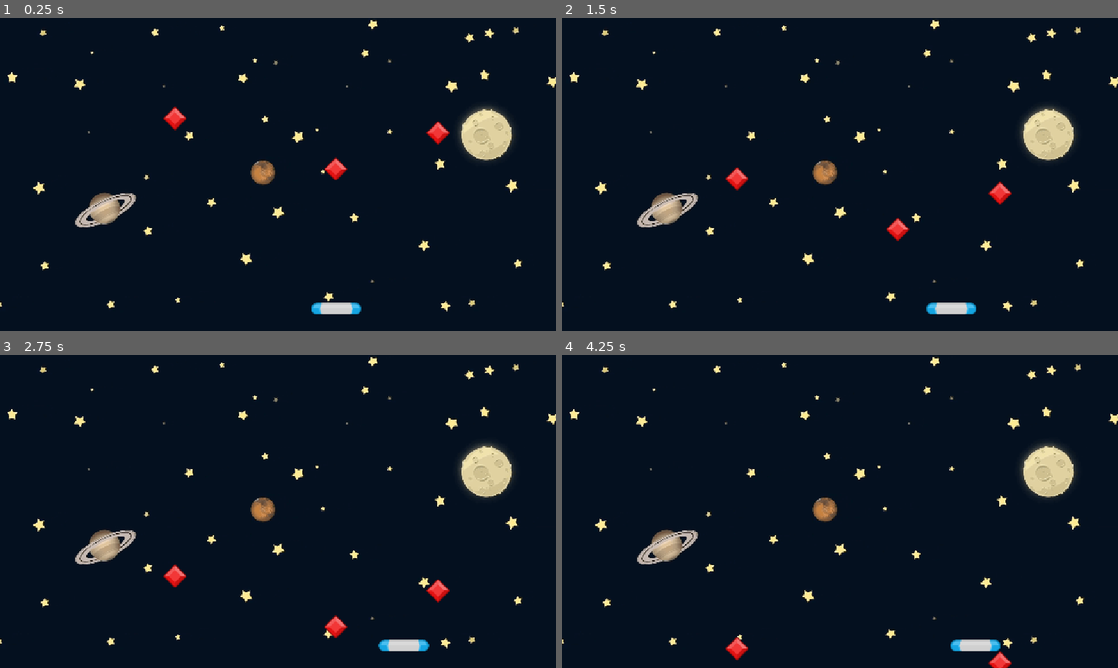
Above: before the commit, frames 1-4 (two rows, left to right).
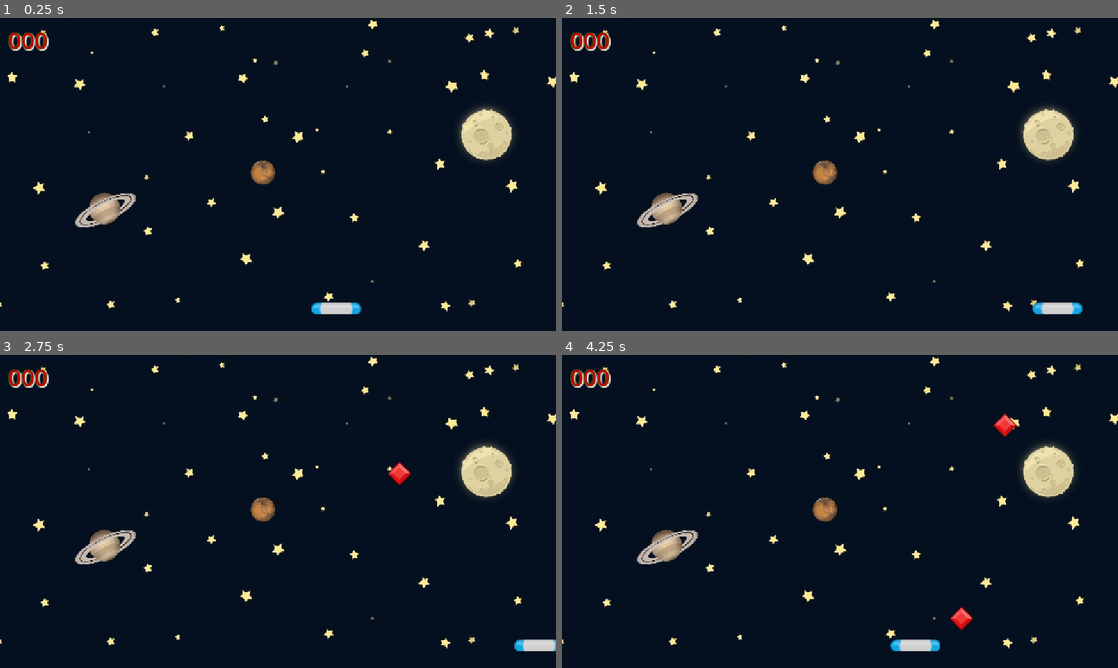
Above: after the commit, the same moments.

Repository: Sparky-turned-Coder/godot_projects
Game: Godot game, scene res://Scenes/Game/Game.tscn
Same seed, same stepped clock (60 frames per second), same inputs: the game is played once before the commit and once after it.
Inputs:
- Up to frame 1 (0.25 s): no input
- Up to frame 2 (1.5 s): hold D (move_right) 0.53-1.28 s; hold A (move_left) from 1.28 s (still down)
- Up to frame 3 (2.75 s): release A (move_left) at 2.03 s; hold D (move_right) from 2.03 s (still down)
- Up to frame 4 (4.25 s): release D (move_right) at 3.53 s; hold A (move_left) from 3.53 s (still down)

The runs differ from the first frame. In frame 1, 0.9% of the frame differs, in the area x 1-81%, y 4-52%; in frame 2, 1.5%; in frame 3, 1.6%; in frame 4, 1.7%, in the area x 1-82%, y 4-100%.

Commit message:
Game GemCatcher is finished.

Diff:
--- /dev/null
+++ b/Scenes/Game/Game.gd
@@ -0,0 +1,49 @@
+extends Node2D
+
+const EXPLODE = preload("res://assets/explode.wav")
+const GEM = preload("res://Scenes/Gems/Gem.tscn") # Drag and dropped gem.tscn into our script to create a const
+const MARGIN: float = 70.0
+
+@onready var spawn_timer: Timer = $SpawnTimer
+@onready var paddle: Area2D = $Paddle
+@onready var score_sound: AudioStreamPlayer2D = $ScoreSound
+@onready var sound: AudioStreamPlayer = $Sound
+@onready var score_label: Label = $ScoreLabel
+
+var _score_value: int = 0
+
+
+func spawn_gem() -> void:
+	var new_gem: Gem = GEM.instantiate()
+	var x_pos: float = randf_range(get_viewport_rect().position.x + MARGIN, get_viewport_rect().end.x - MARGIN)
+	new_gem.position = Vector2(x_pos, MARGIN)
+	new_gem.gem_off_screen.connect(_on_gem_off_screen)
+	add_child(new_gem)
+
+
+func stop_all() -> void:
+	sound.stop()
+	sound.stream = EXPLODE
+	sound.play()
+	spawn_timer.stop()
+	paddle.set_process(false)
+	for child in get_children():
+		if child is Gem:
+			child.set_process(false)
+
+
+func _on_paddle_area_entered(area: Area2D) -> void:
+	print("Game:: collision ", area)
+	_score_value += 1
+	score_label.text = "%03d" % _score_value
+	if score_sound.playing == false:
+		score_sound.position = area.position
+		score_sound.play()
+
+
+func _on_gem_off_screen() -> void:
+	stop_all()
+
+
+func _on_timer_timeout() -> void:
+	spawn_gem()
--- a/Scenes/Game/Game.tscn
+++ b/Scenes/Game/Game.tscn
@@ -1,10 +1,13 @@
-[gd_scene load_steps=4 format=3 uid="uid://mk0mhti5sa1g"]
+[gd_scene load_steps=6 format=3 uid="uid://mk0mhti5sa1g"]
 
+[ext_resource type="Script" uid="uid://qnvmd6devr4p" path="res://Scenes/Game/Game.gd" id="1_ln2h6"]
 [ext_resource type="Texture2D" uid="uid://b8nm72av5ilm5" path="res://assets/GameBg.png" id="1_xbxml"]
 [ext_resource type="PackedScene" uid="uid://b4avtmgv6s2jw" path="res://Scenes/Paddle/Paddle.tscn" id="2_gwu2e"]
-[ext_resource type="PackedScene" uid="uid://beraccdrdytia" path="res://Scenes/Gems/Gem.tscn" id="3_xbxml"]
+[ext_resource type="AudioStream" uid="uid://da4fn70mvmlgc" path="res://assets/bgm_action_5.mp3" id="4_ln2h6"]
+[ext_resource type="AudioStream" uid="uid://7ox6fr30l2c6" path="res://assets/spell1_0.wav" id="5_y3kpf"]
 
 [node name="Game" type="Node2D"]
+script = ExtResource("1_ln2h6")
 
 [node name="GameBg" type="Sprite2D" parent="."]
 position = Vector2(576, 324)
@@ -15,11 +18,33 @@
 [node name="Paddle" parent="." instance=ExtResource("2_gwu2e")]
 position = Vector2(696, 601)
 
-[node name="Gem" parent="." instance=ExtResource("3_xbxml")]
-position = Vector2(695, 259)
+[node name="SpawnTimer" type="Timer" parent="."]
+wait_time = 2.0
+autostart = true
 
-[node name="Gem2" parent="." instance=ExtResource("3_xbxml")]
-position = Vector2(907, 184)
+[node name="Sound" type="AudioStreamPlayer" parent="."]
+stream = ExtResource("4_ln2h6")
+volume_db = -15.0
+autoplay = true
 
-[node name="Gem3" parent="." instance=ExtResource("3_xbxml")]
-position = Vector2(362, 154)
+[node name="ScoreSound" type="AudioStreamPlayer2D" parent="."]
+stream = ExtResource("5_y3kpf")
+volume_db = -15.0
+
+[node name="ScoreLabel" type="Label" parent="."]
+offset_left = 16.0
+offset_top = 11.0
+offset_right = 98.0
+offset_bottom = 78.0
+theme_override_colors/font_color = Color(0.737255, 0, 0, 1)
+theme_override_colors/font_shadow_color = Color(0.980392, 0.972549, 0.968627, 1)
+theme_override_colors/font_outline_color = Color(0.184314, 0.592157, 0.027451, 1)
+theme_override_constants/shadow_offset_x = 2
+theme_override_constants/shadow_offset_y = 2
+theme_override_constants/outline_size = 3
+theme_override_constants/shadow_outline_size = 5
+theme_override_font_sizes/font_size = 48
+text = "000"
+
+[connection signal="area_entered" from="Paddle" to="." method="_on_paddle_area_entered"]
+[connection signal="timeout" from="SpawnTimer" to="." method="_on_timer_timeout"]
--- a/Scenes/Gems/Gem.gd
+++ b/Scenes/Gems/Gem.gd
@@ -1,12 +1,16 @@
 extends Area2D
 
-const SPEED: float = 100.0
+class_name Gem
+
+signal gem_off_screen
+
+
+const SPEED: float = 200.0
 
 # Called when the node enters the scene tree for the first time.
 func _ready() -> void:
 	# DisplayServer.window_set_position(Vector2(300, 300))  # Attempted to have project window open in different monitor
 	pass # Replace with function body.
-
 
 # Called every frame. 'delta' is the elapsed time since the previous frame.
 func _process(delta: float) -> void:
@@ -15,6 +19,14 @@
 	position.y += SPEED * delta
 
 	if position.y > get_viewport_rect().end.y:  # This grabs the bottom of the viewport instead of creating a magic number
+		emit_signal("gem_off_screen") # Or: gem_off_screen.emit()
 		print("Gem falls off.")
-		set_process(false)  # Here we stop the process after each gem falls off the screen.
-		queue_free() # Look deeper into what this means. With this, the gems will actually dissapear from the game.
+		die()
+
+func die() -> void:   # Later, if you want to make a fancy animation when you die, it would go here, in your DIE function
+	set_process(false)  # Here we stop the process after each gem falls off the screen.
+	queue_free()  # Look deeper into what this means. With this, the gems will actually dissapear from the game.
+
+func _on_area_entered(area: Area2D) -> void:
+	print("Gem hits paddle.")
+	die()
--- a/Scenes/Gems/Gem.tscn
+++ b/Scenes/Gems/Gem.tscn
@@ -17,3 +17,5 @@
 position = Vector2(0, 29)
 rotation = -0.793586
 shape = SubResource("RectangleShape2D_74m1t")
+
+[connection signal="area_entered" from="." to="." method="_on_area_entered"]
--- a/Scenes/Paddle/Paddle.gd
+++ b/Scenes/Paddle/Paddle.gd
@@ -1,6 +1,8 @@
 extends Area2D
 
-const SPEED: float = 200.0
+class_name Paddle
+
+const SPEED: float = 600.0
 
 # Called when the node enters the scene tree for the first time.
 func _ready() -> void:
@@ -18,7 +20,6 @@
 	position.x += SPEED * delta * movement
 
 	position.x = clampf(position.x, get_viewport_rect().position.x, get_viewport_rect().end.x)
-	#var window_size = get_viewport_rect().size
-	#var sprite_size = Vector2(70, 108)
 
-	#global_position.x = clampf(global_position.x, 75, window_size.x - sprite_size.x)  # I overthought this big time
+func _on_area_entered(area: Area2D) -> void:
+	print("_on_area_entered from Paddle Definition.")
--- a/Scenes/Paddle/Paddle.tscn
+++ b/Scenes/Paddle/Paddle.tscn
@@ -16,3 +16,5 @@
 [node name="CollisionShape2D" type="CollisionShape2D" parent="."]
 rotation = -1.56891
 shape = SubResource("CapsuleShape2D_wuola")
+
+[connection signal="area_entered" from="." to="." method="_on_area_entered"]
Not shown, added: Scenes/Game/Game.gd.uid
Not shown, changed: assets/bgm_action_5.mp3.import
